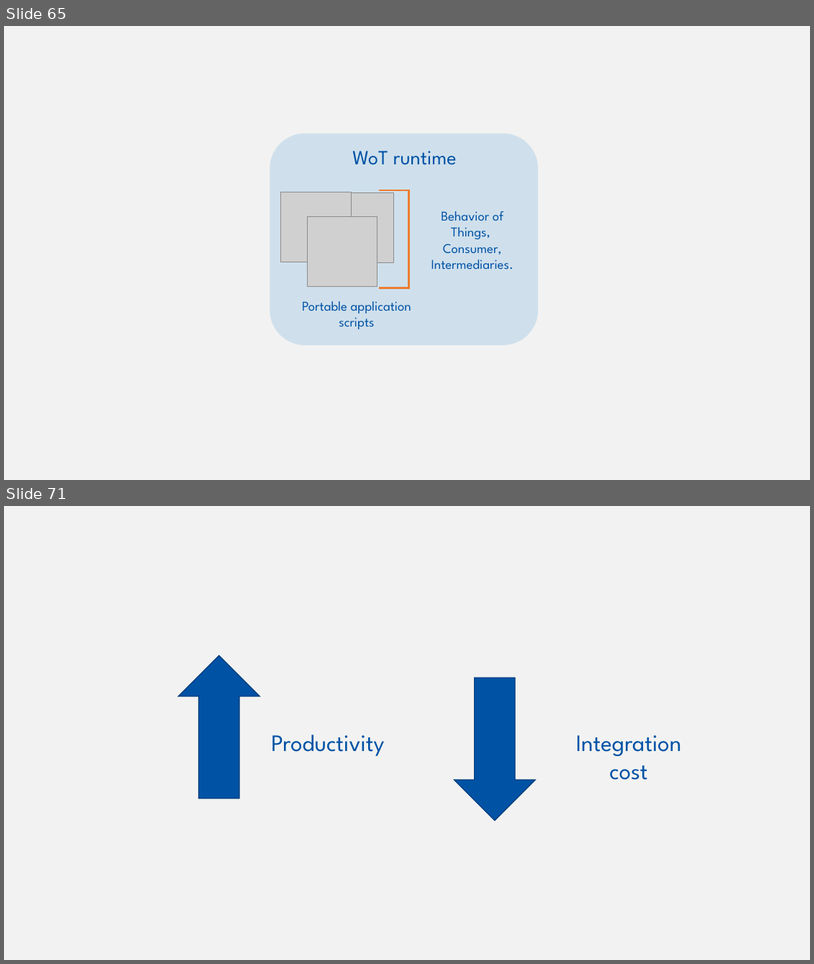
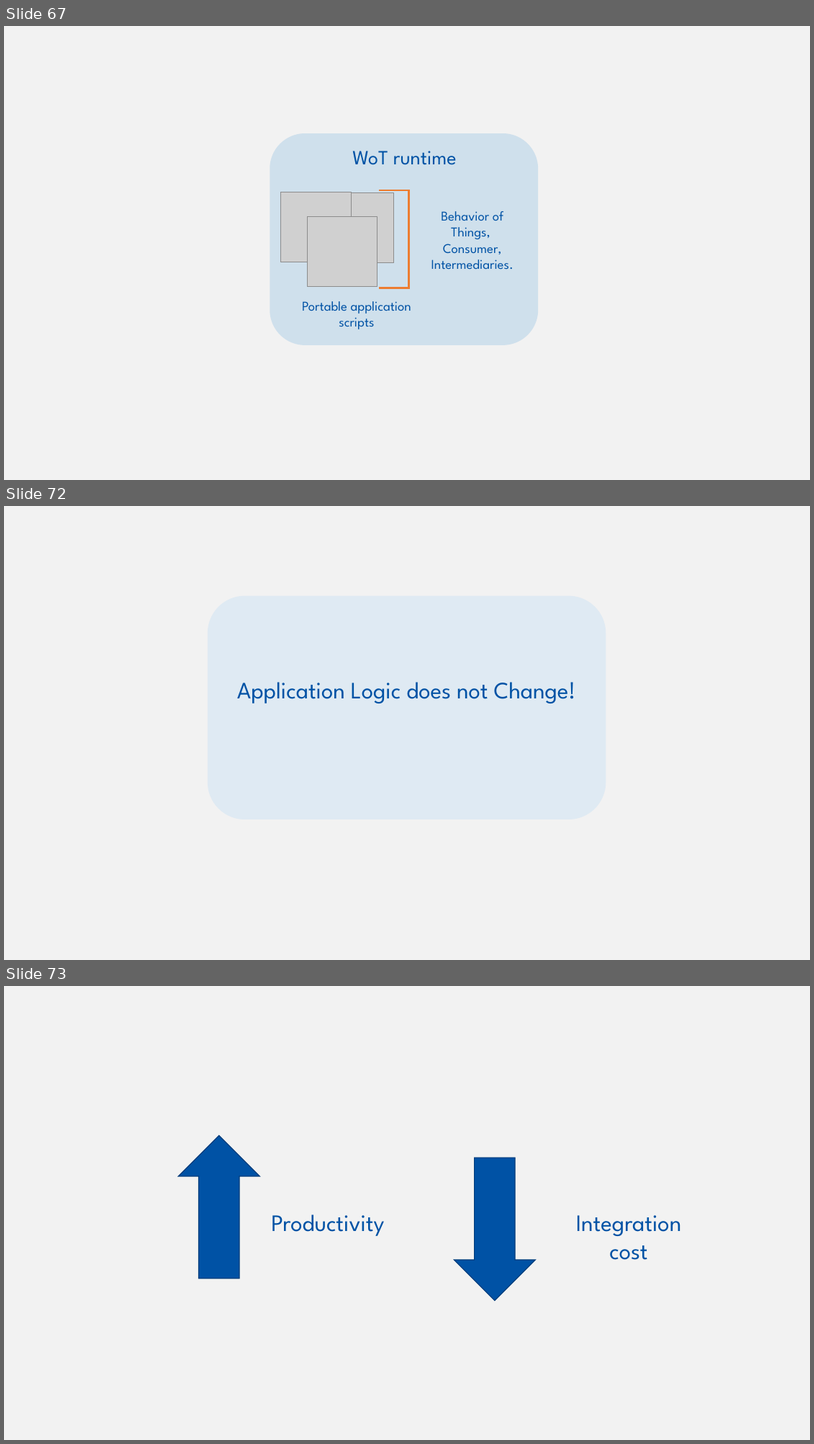
Before and after one commit to w3c/wot-cg, a slide deck: Tutorials/whatiswot/12-Building_Blocks/12-Building_Blocks.pptx. Shown one above the other, each under a label of ours: slides 65 and 71 before the commit, slides 67, 72 and 73 after it; the slides between them are not shown. The pictures are 814x964 and 814x1444 pixels, drawn with LibreOffice and Linux fonts; fonts in the diff are those of the drawing; grey boxes stand for pictures; background and template pictures are left out. Boxes give left, top, right and bottom in pixels: in the first picture for what was removed or moved away, otherwise in the second. Text is boxed around its words. In the diff, an @@ line names an element or a change of style, - is before the commit and + after.

```diff
--- a/Tutorials/whatiswot/12-Building_Blocks/12-Building_Blocks.pptx
+++ b/Tutorials/whatiswot/12-Building_Blocks/12-Building_Blocks.pptx
@@ slide 72 added at (4,506,810,960), background picture (left out) @@
@@ rounded rectangle added at (208,595,607,818), fill #DFEAF3 @@
@@ text added at (237,682,576,703), 28 pt, text #0052A5 @@
+Application Logic does not Change!
@@ what was slide 65 is now slide 67 @@
@@ what was slide 71 is now slide 73 @@
```
Also in this commit, not shown: 11 slides changed, 3 other slides added, 2 slides removed.
